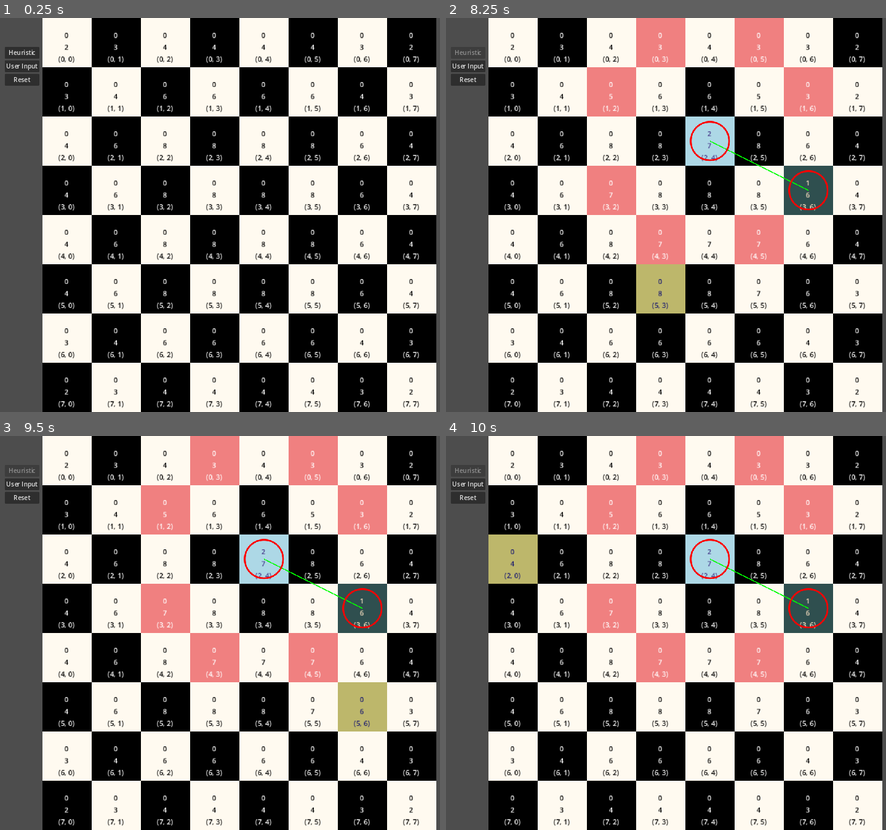
Above: before the commit, frames 1-4 (two rows, left to right).
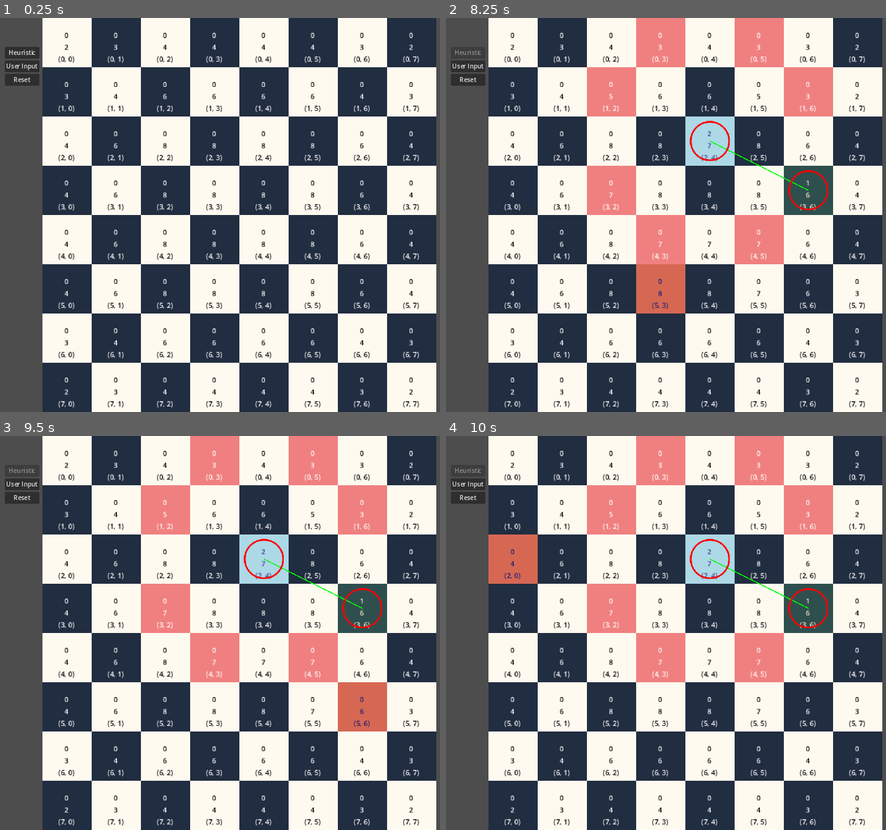
Above: after the commit, the same moments.

Repository: cgorrill-breck/KnightsApp
Game: Godot game, scene res://application.tscn
The game is run twice, just before and just after one commit, with the same random seed, the same clock (stepped at 60 frames per second) and the same inputs.
Inputs (mouse positions are in pixels of both pictures, inside the frame that each line leads up to):
- Up to frame 1 (0.25 s): no input
- Up to frame 2 (8.25 s): click "Heuristic" at 0.5 s; click "Heuristic" at 1.25 s; click "Heuristic" at 2 s; click "Reset" at 2.75 s; click "User Input" at 3.5 s; click "User Input" at 4.25 s; click "User Input" at 5 s; tap Enter at 5.75, 7.25 s; move the mouse to (793, 195) at 5.77 s; click (793, 195) at 5.85 s; tap Space at 6.5, 8 s; move the mouse to (586, 234) at 6.52 s; click (586, 234) at 6.6 s; move the mouse to (736, 128) at 7.27 s; click (736, 128) at 7.35 s; move the mouse to (661, 293) at 8.02 s; click (661, 293) at 8.1 s
- Up to frame 3 (9.5 s): tap Enter at 8.75 s; move the mouse to (387, 692) at 8.77 s; click (387, 692) at 8.85 s
- Up to frame 4 (10 s): tap Space at 9.5 s; move the mouse to (538, 573) at 9.52 s; click (538, 573) at 9.6 s

The runs differ from the first frame. In frame 1, 44% of the frame differs, in the area x 9-100%, y 0-100%; in frame 2, 35%; in frame 3, 33%; in frame 4, 35%.

Commit message:
changing colors
Minor changes to colors.

Diff:
--- a/square.gd
+++ b/square.gd
@@ -15,12 +15,12 @@
 ## Theme Colors
 const COLORS = {
 	"white": Color.FLORAL_WHITE,
-	"black": Color.BLACK,
+	"black": Color("212D40"),
 	"visited_square_light": Color.LIGHT_BLUE,
 	"visited_square_dark": Color.DARK_SLATE_GRAY,
 	"visited_text_light": Color.DARK_SLATE_BLUE,
 	"visited_text_dark": Color.BISQUE,
-	"hover_square": Color.DARK_KHAKI,
+	"hover_square": Color("D66853"),
 	"hover_text": Color.MIDNIGHT_BLUE
 }
 @onready var move_number_label = $MarginContainer/labelHolder/MoveNumberLabel
